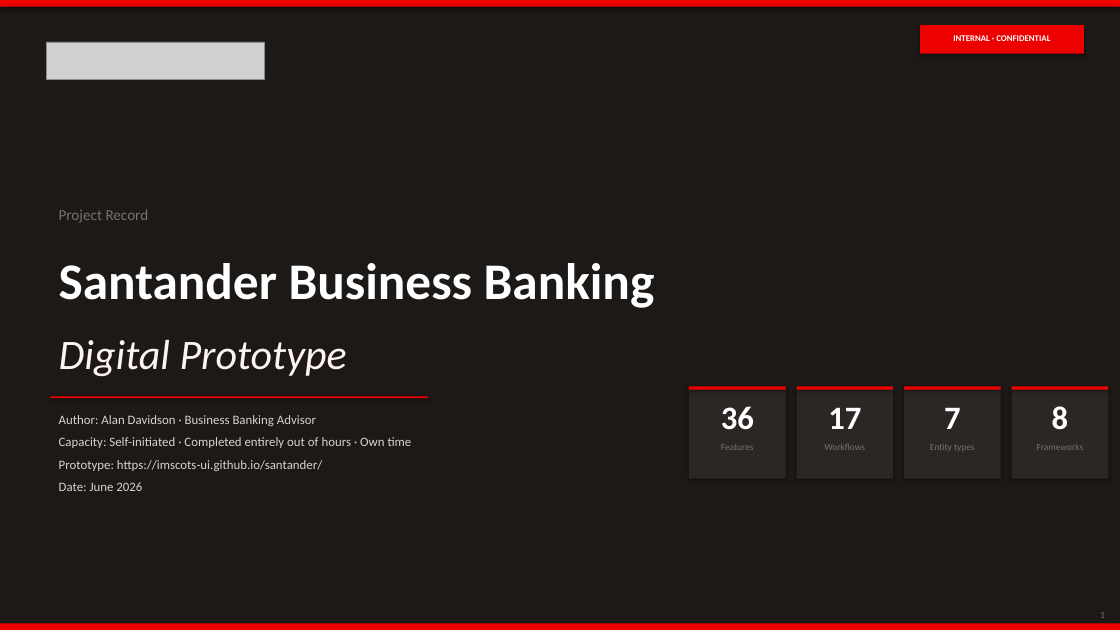
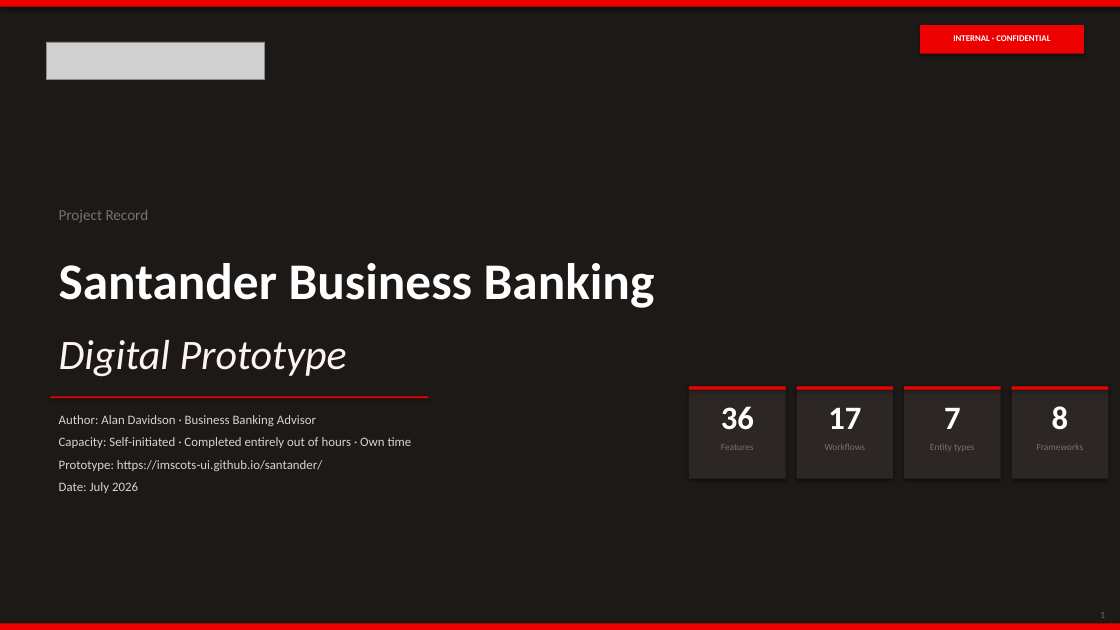
Before and after one commit to imscots-ui/santander, a slide deck: slide 1 of Santander_Project_Record.pptx. Drawn at 1120x630 pixels with LibreOffice and Linux fonts; fonts in the diff are those of the drawing; grey boxes stand for pictures. Boxes give left, top, right and bottom in pixels: in the first picture for what was removed or moved away, otherwise in the second. Text is boxed around its words. In the diff, an @@ line names an element or a change of style, - is before the commit and + after.

```diff
--- a/Santander_Project_Record.pptx
+++ b/Santander_Project_Record.pptx
@@ text at [59,482,138,493]: text changed @@
-Date: June 2026
+Date: July 2026
```
Also in this commit, not shown: 13 other slides changed, 7 other files.
